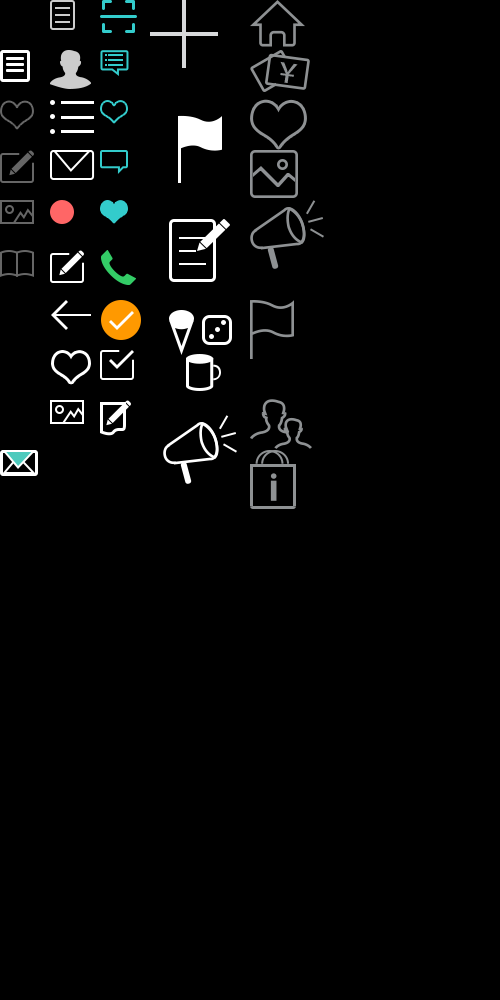
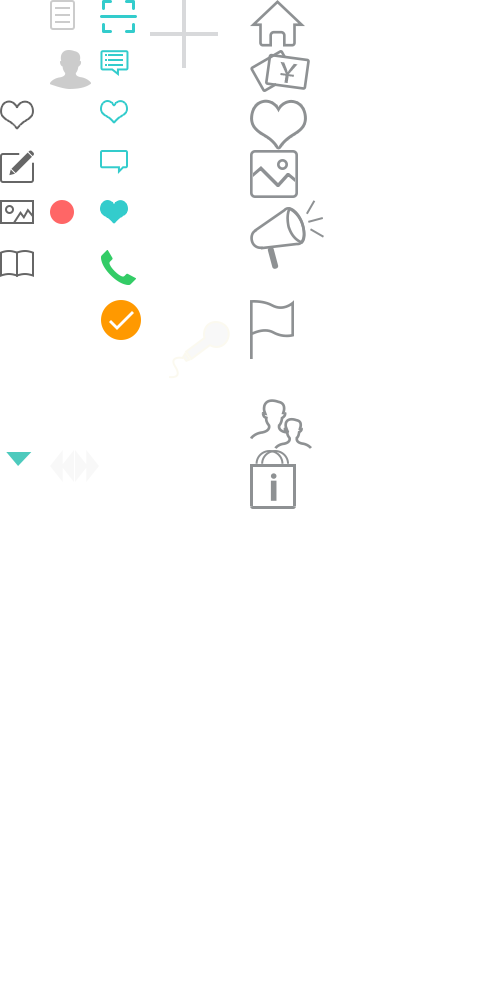
Two versions of the same layered image (500×1000). Layer-by-layer changes:
added layer "形状 1 拷贝 3" in group "攻略" over (75, 450, 99, 482)
added layer "形状 1 拷贝 2" in group "攻略" over (50, 450, 74, 482)
added layer "麦克风" in group "攻略" over (169, 321, 230, 379)
hid "吃喝玩乐" over (169, 310, 232, 391)
hid "图层 0" over (0, 0, 500, 1000)
